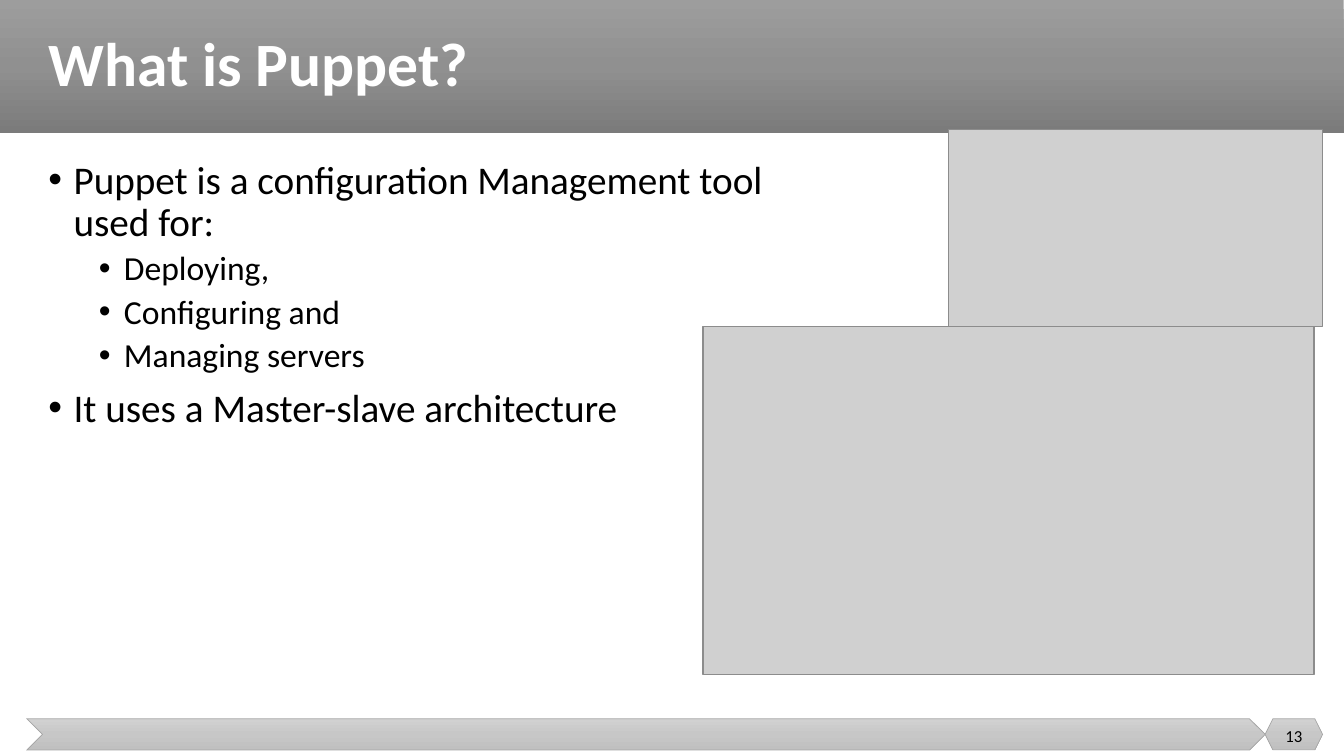
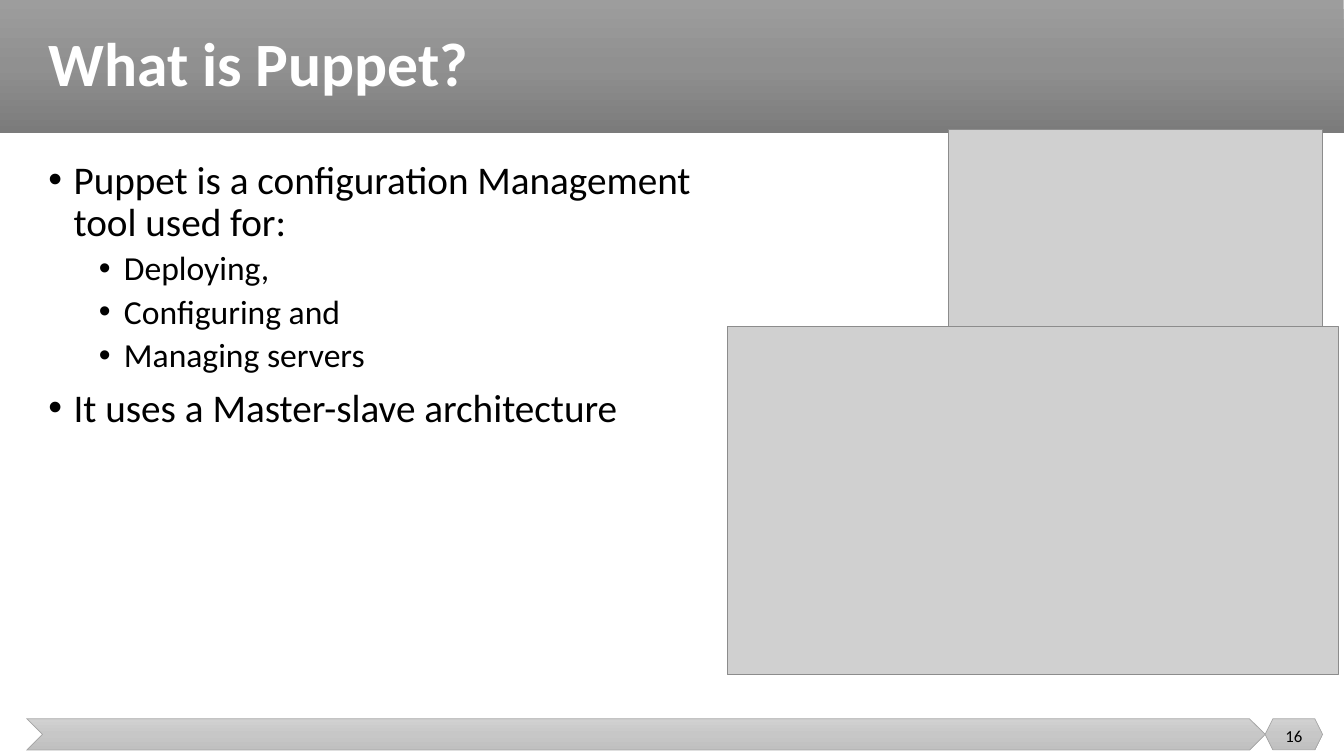
Before and after one commit to malenezi/malenezi, a slide deck: slide 16 of SE489/Lectures/6-Configuration Management/Configuration Management 2.pptx (slide 13 before the commit). Drawn at 1344x756 pixels with LibreOffice and Linux fonts; fonts in the diff are those of the drawing; grey boxes stand for pictures. Boxes give left, top, right and bottom in pixels: in the first picture for what was removed or moved away, otherwise in the second. Text is boxed around its words. In the diff, an @@ line names an element or a change of style, - is before the commit and + after.

```diff
--- a/SE489/Lectures/6-Configuration Management/Configuration Management 2.pptx
+++ b/SE489/Lectures/6-Configuration Management/Configuration Management 2.pptx
@@ text "Puppet is a configuration Management ..." rewrapped from bbox=[74, 166, 762, 423] to bbox=[74, 167, 690, 423] @@
@@ picture: place and size @@
-picture at bbox=[703, 327, 1314, 676]
+picture at bbox=[727, 327, 1338, 676]
@@ page number at bbox=[1285, 730, 1302, 742]: text changed @@
-13
+16
```
Also in this commit, not shown: 1 other slide changed, 8 slides added, 1 other file.
